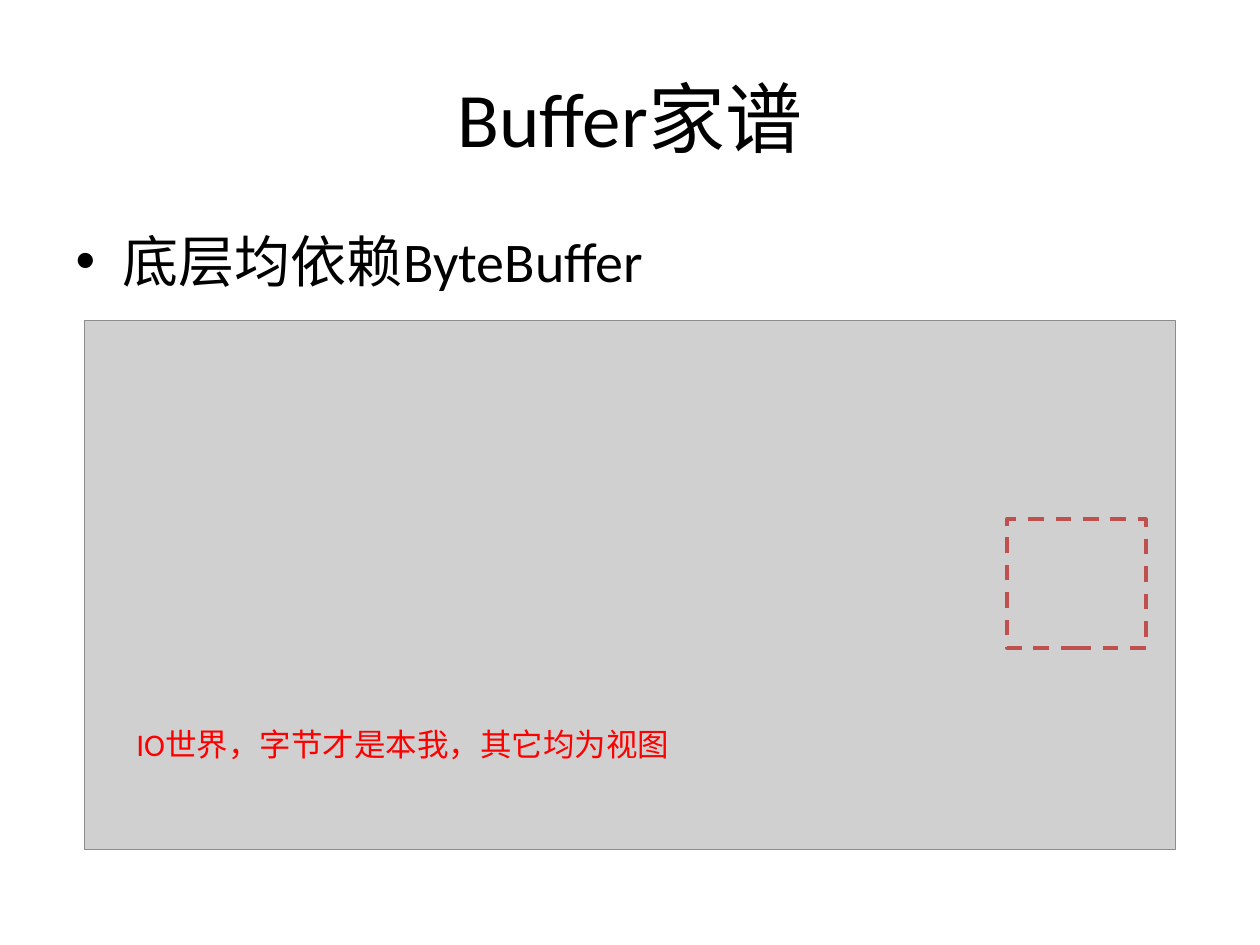
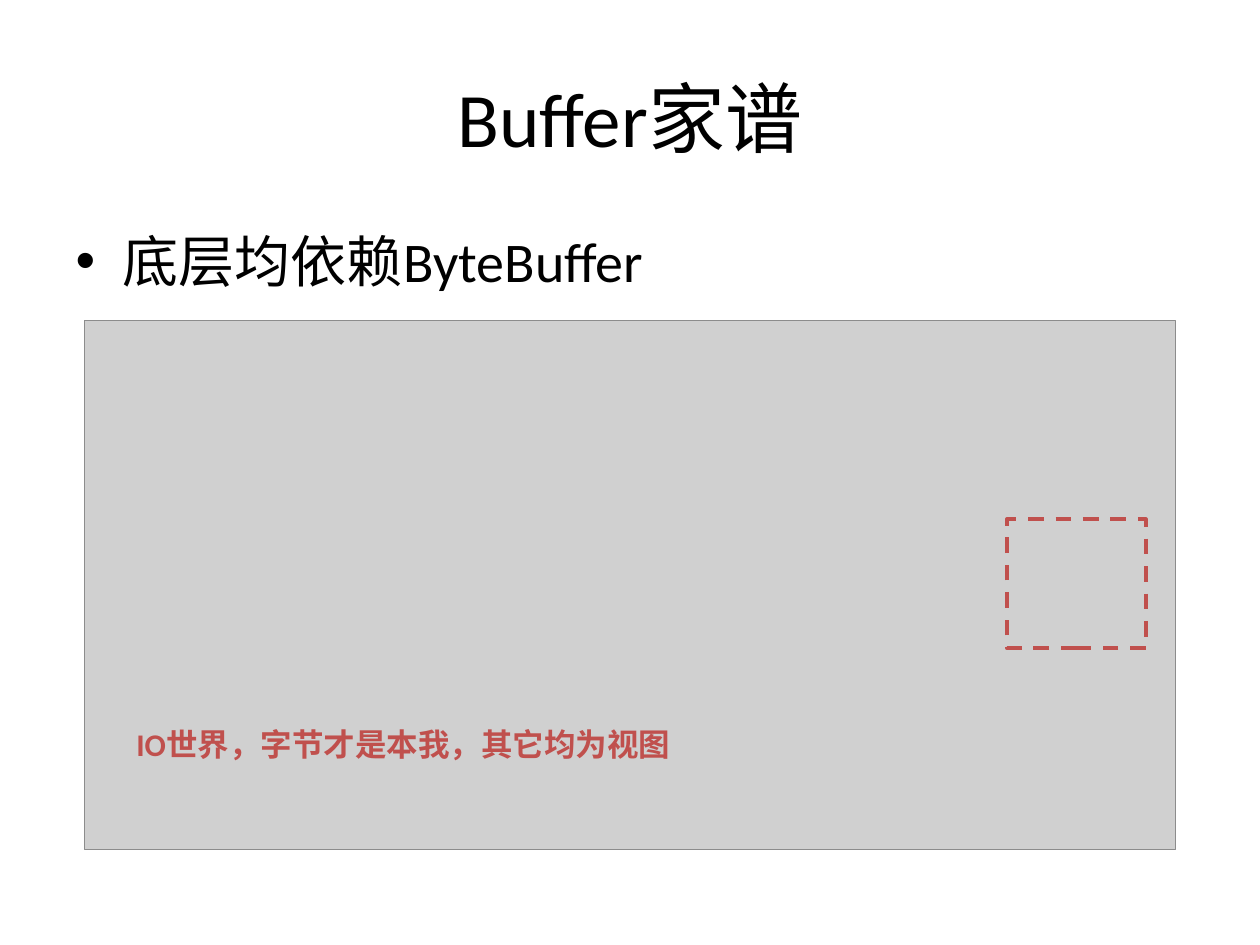
Before and after one commit to guhanjie/Knowledge-sharing, a slide deck: slide 23 of 扒一扒Java IO那些事儿.pptx. Drawn at 1260x945 pixels with LibreOffice and Linux fonts; fonts in the diff are those of the drawing; grey boxes stand for pictures. Boxes give left, top, right and bottom in pixels: in the first picture for what was removed or moved away, otherwise in the second. Text is boxed around its words. In the diff, an @@ line names an element or a change of style, - is before the commit and + after.

```diff
--- a/扒一扒Java IO那些事儿.pptx
+++ b/扒一扒Java IO那些事儿.pptx
@@ text "IO世界，字节才是本我，其它均为视图" at [136, 730, 670, 760]: text colour #FF0000 to #C0504D, bold on @@
```
Also in this commit, not shown: 5 other slides changed.
